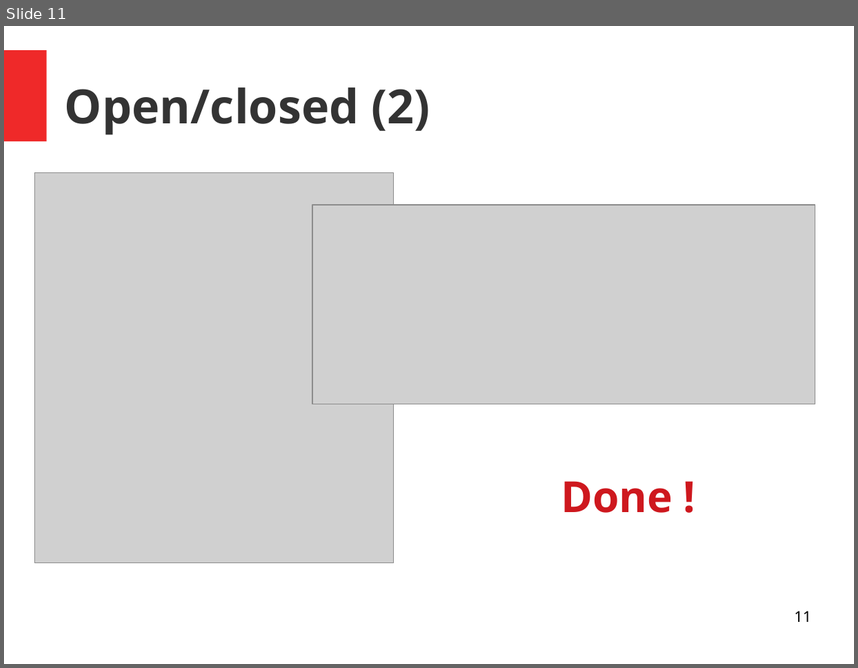
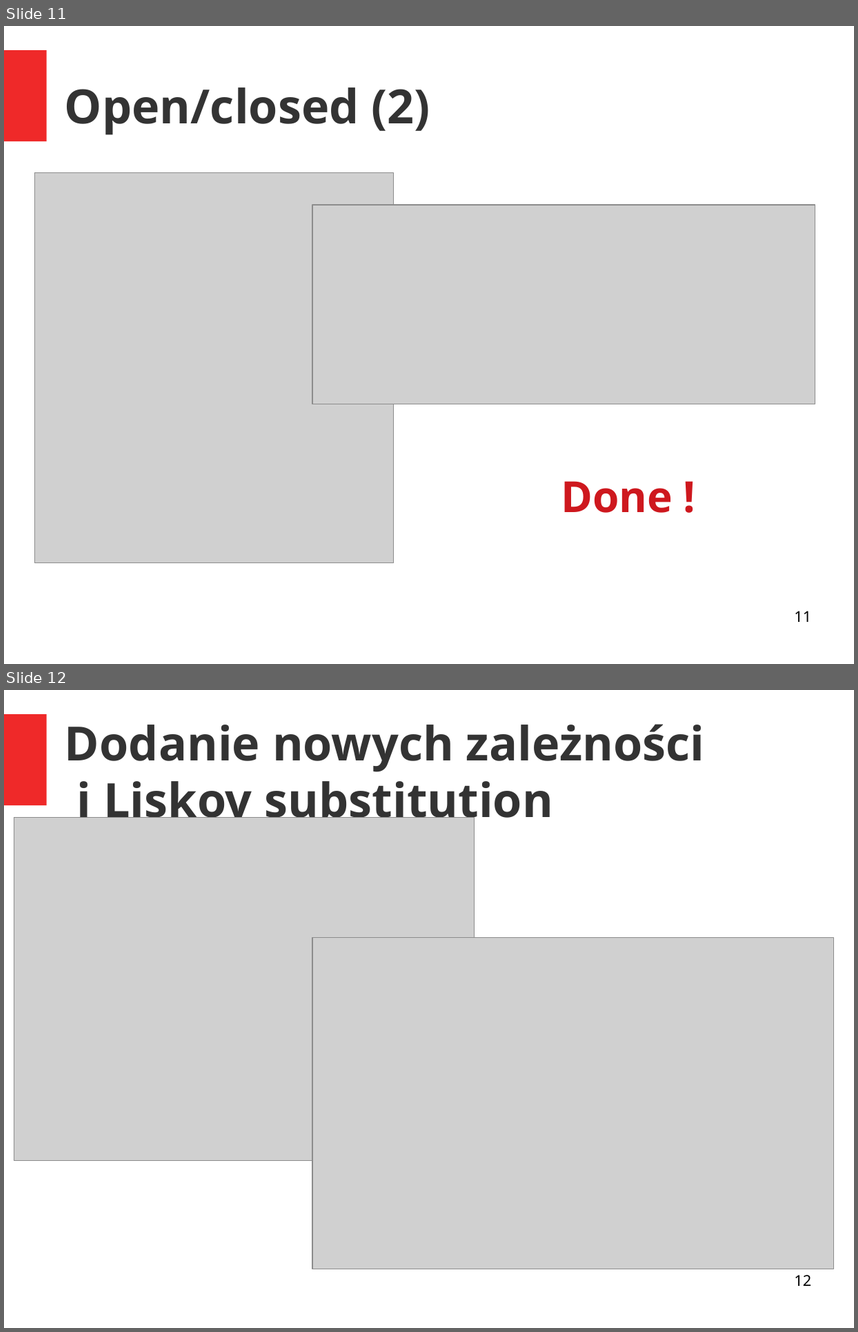
Before and after one commit to mmazepa/zjprog_egzamin, a slide deck: prezentacja/prezentacja.odp. Shown one above the other, each under a label of ours: slide 11 before the commit, slides 11 and 12 after it. The pictures are 858x668 and 858x1332 pixels, drawn with LibreOffice and Linux fonts; fonts in the diff are those of the drawing; grey boxes stand for pictures. Boxes give left, top, right and bottom in pixels: in the first picture for what was removed or moved away, otherwise in the second. Text is boxed around its words. In the diff, an @@ line names an element or a change of style, - is before the commit and + after.

Commit message:
dodanie nowych materiałów

```diff
--- a/prezentacja/prezentacja.odp
+++ b/prezentacja/prezentacja.odp
@@ slide 12 added at [4,690,854,1328], background #FFFFFF; not listed: 1 template element that a slide beside it also shows @@
@@ title added at [65,724,704,829], 44 pt, text #333333, bold @@
+Dodanie nowych zależności
+i Liskov substitution
@@ picture added at [14,817,475,1161] @@
@@ picture added at [312,938,834,1268] @@
@@ page number added at [794,1274,811,1285], 14 pt, text #000000 @@
+12
```
Also in this commit, not shown: 1 slide changed, 1 other slide added, 1 slide removed, 17 other files.
